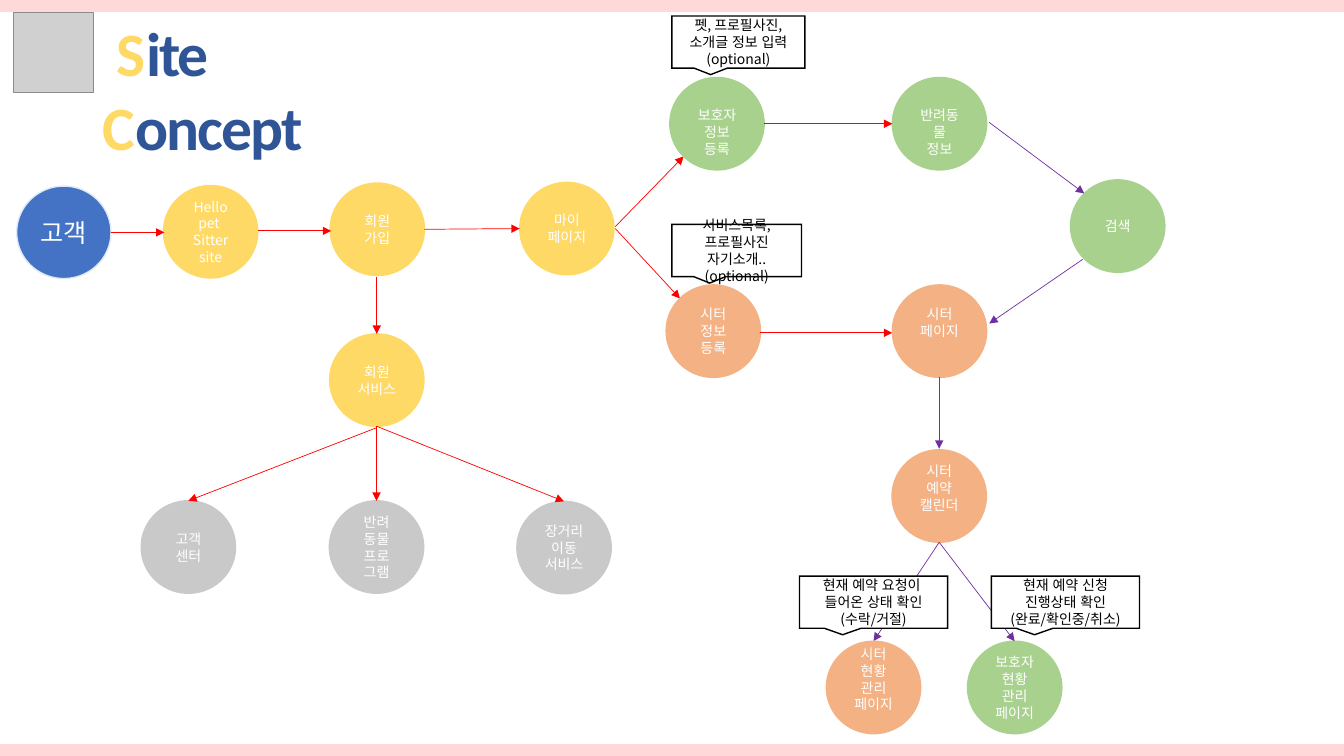
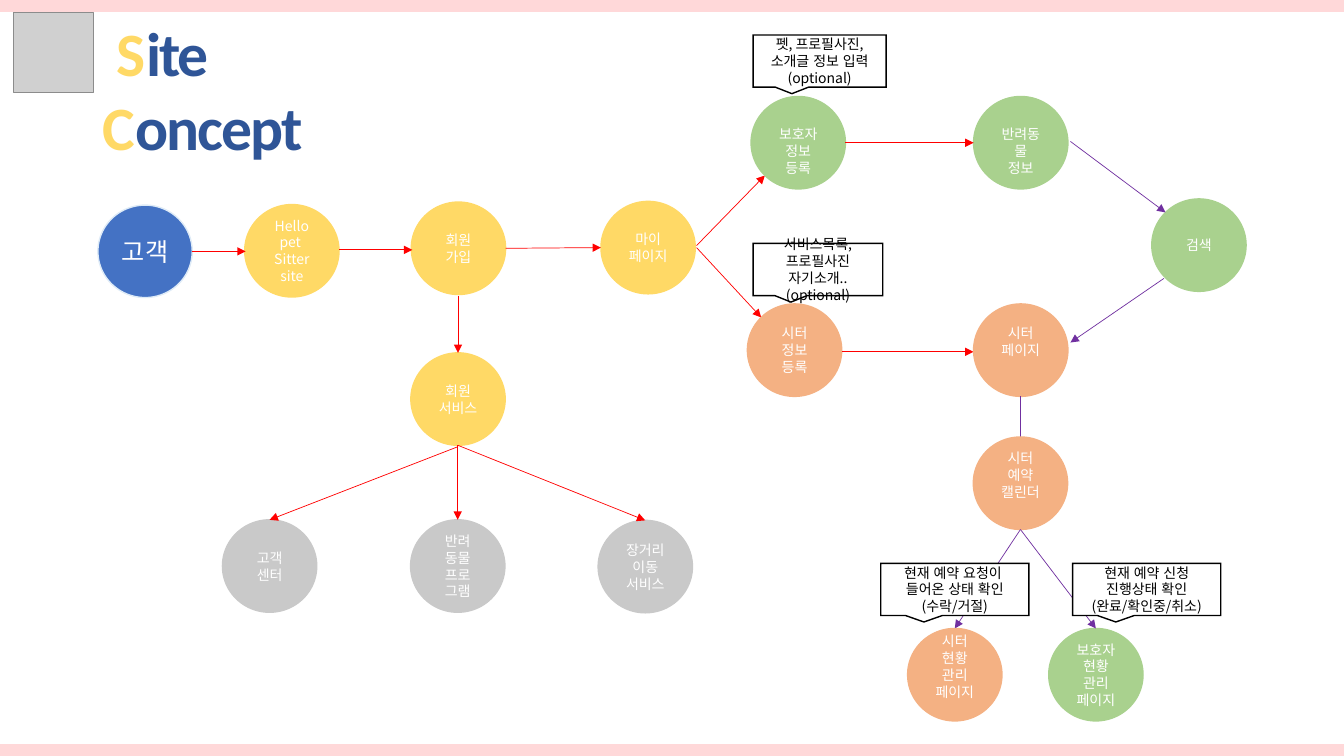
Before and after one commit to hhsw07/ezen-academy-projects, a slide deck: slide 51 of 발표자료/cmk/반려동물관리서비스.pptx. Drawn at 1344x756 pixels with LibreOffice and Linux fonts; fonts in the diff are those of the drawing; grey boxes stand for pictures. Boxes give left, top, right and bottom in pixels: in the first picture for what was removed or moved away, otherwise in the second. Text is boxed around its words. In the diff, an @@ line names an element or a change of style, - is before the commit and + after.

```diff
--- a/발표자료/cmk/반려동물관리서비스.pptx
+++ b/발표자료/cmk/반려동물관리서비스.pptx
@@ 14 arrows, 13 ellipses, 2 speech boxes: place and size @@
-14 arrows, 13 ellipses, 2 speech boxes at [17, 16, 1166, 594]
+14 arrows, 13 ellipses, 2 speech boxes at [98, 35, 1247, 613]
@@ 3 ellipses: place and size @@
-3 ellipses at [827, 450, 1063, 734]
+3 ellipses at [907, 438, 1143, 722]
@@ 2 speech boxes, 2 arrows: place and size @@
-2 speech boxes, 2 arrows at [800, 542, 1140, 641]
+2 speech boxes, 2 arrows at [881, 529, 1221, 629]
```
Also in this commit, not shown: 1 other slide changed, 6 slides added.
